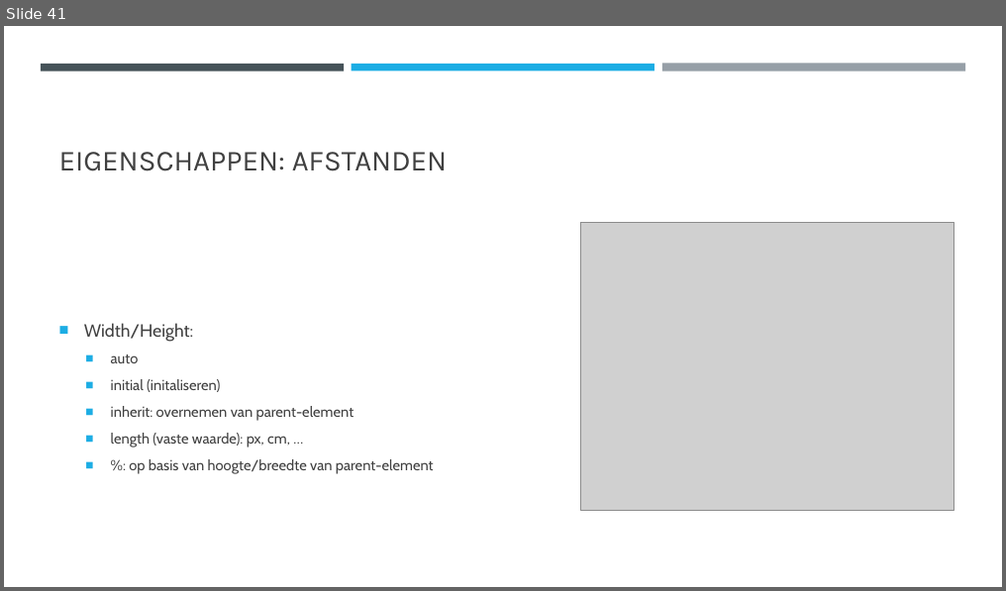
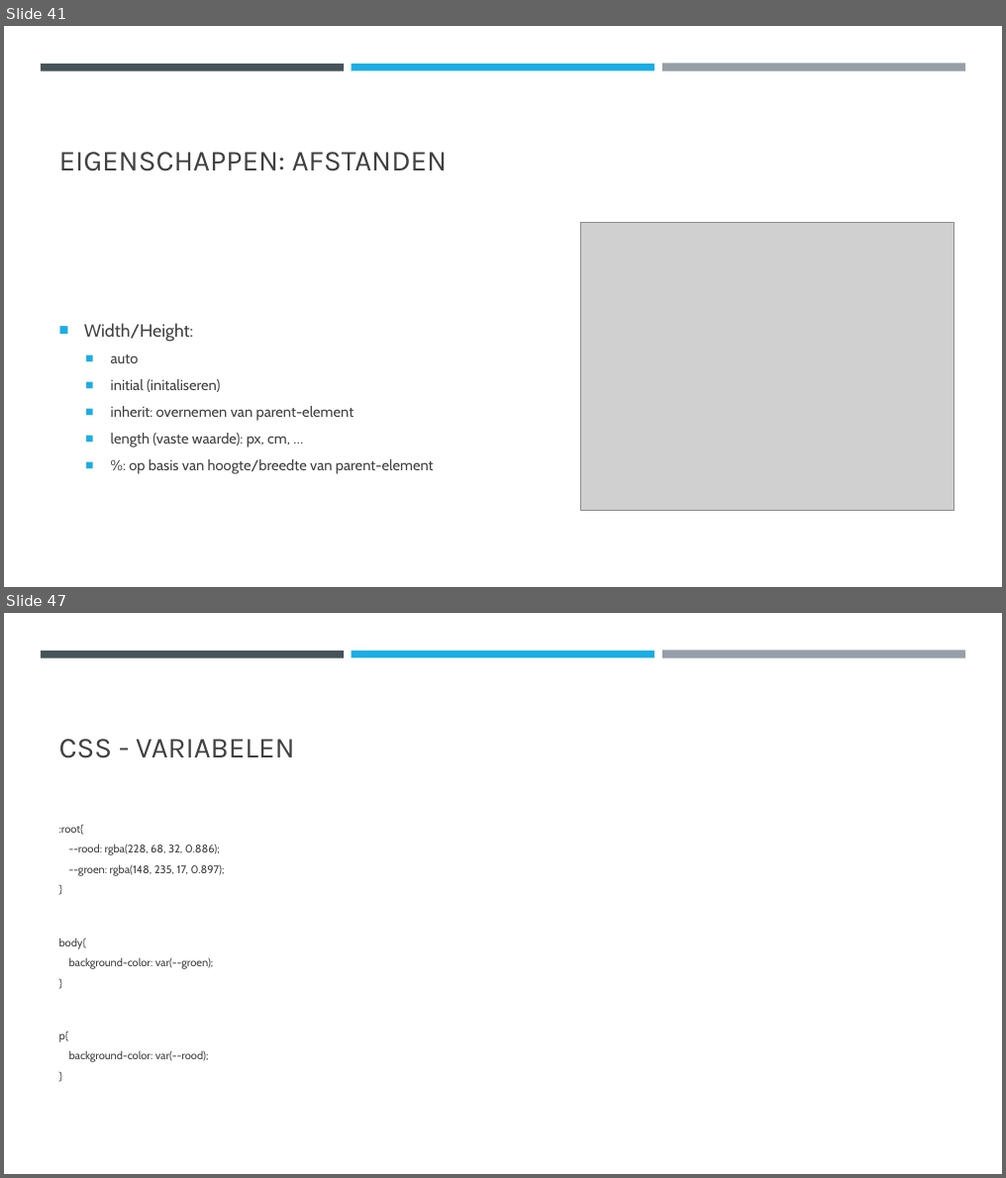
Before and after one commit to DhrLeroy/Webdesign, a slide deck: Webdesign.pptx. Shown one above the other, each under a label of ours: slide 41 before the commit, slides 41 and 47 after it; the slides between them are not shown. The pictures are 1006x591 and 1006x1178 pixels, drawn with LibreOffice and Linux fonts; fonts in the diff are those of the drawing; grey boxes stand for pictures. Boxes give left, top, right and bottom in pixels: in the first picture for what was removed or moved away, otherwise in the second. Text is boxed around its words. In the diff, an @@ line names an element or a change of style, - is before the commit and + after.

```diff
--- a/Webdesign.pptx
+++ b/Webdesign.pptx
@@ slide 47 added at box(4, 613, 1002, 1174), background #FFFFFF; not listed: 3 template elements that a slide beside it also shows @@
@@ title added at box(59, 739, 295, 759), 28 pt, text #404040 @@
+CSS - VARIABELEN
@@ text added at box(59, 824, 225, 1062), 10.6 pt, text #404040 @@
+:root{
+--rood: rgba(228, 68, 32, 0.886);
+--groen: rgba(148, 235, 17, 0.897);
+}
+body{
+background-color: var(--groen);
+}
+p{
+background-color: var(--rood);
+}
```
Also in this commit, not shown: 3 slides changed, 6 other slides added, 11 other files.
